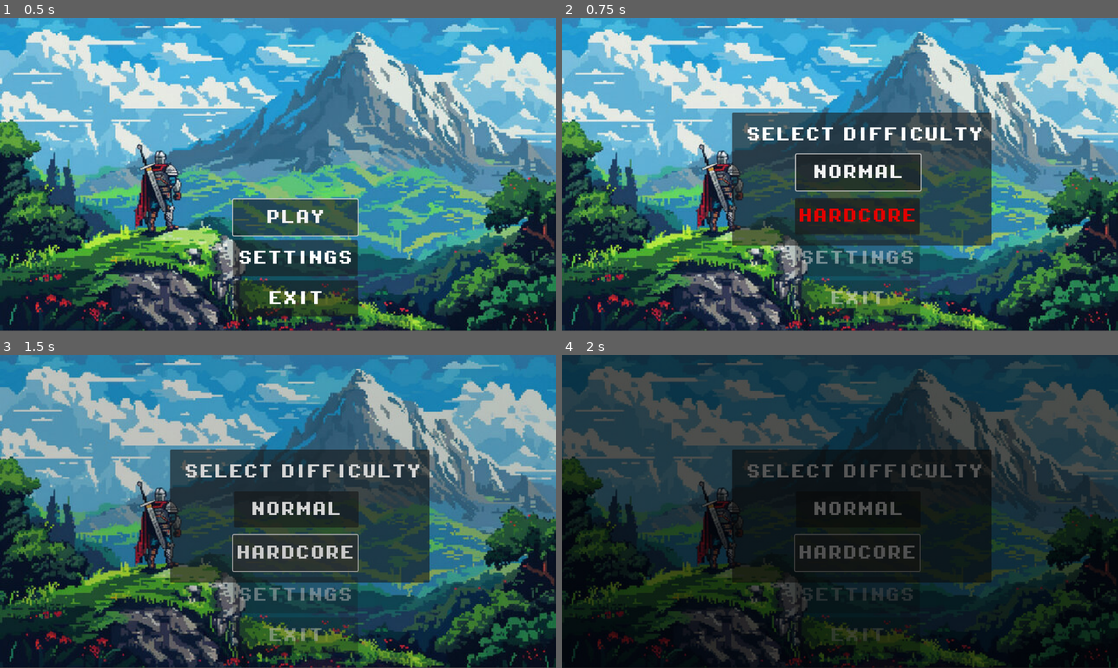
Above: before the commit, frames 1-4 (two rows, left to right).
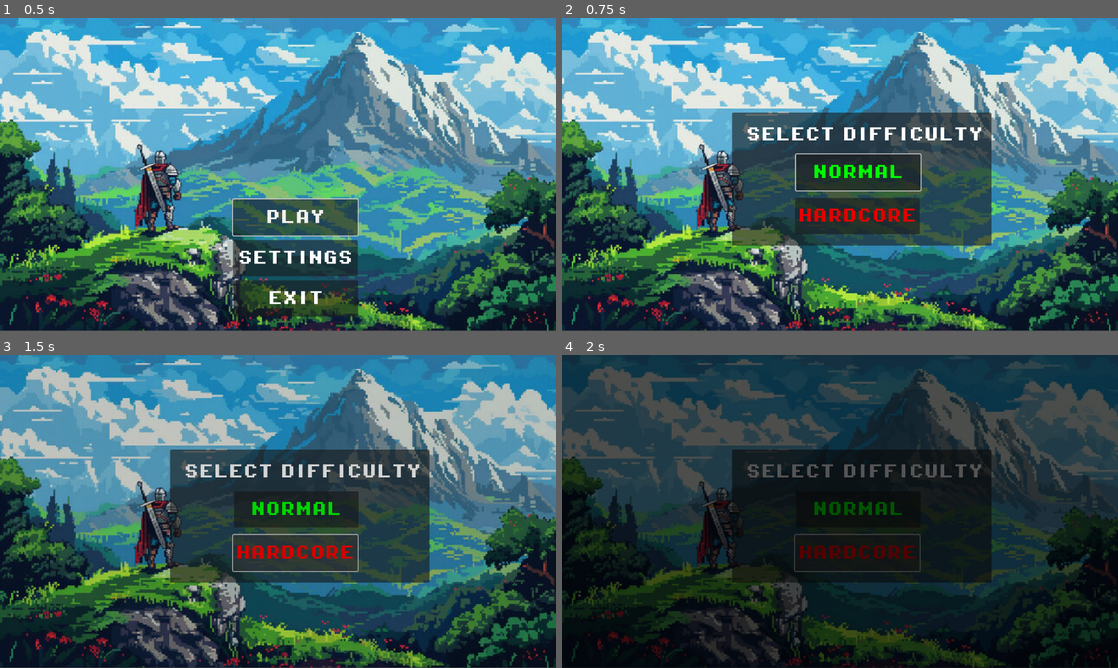
Above: after the commit, the same moments.

Repository: tiagonico/first_game_godot
Game: Godot game, scene res://scenes/master_scene.tscn
Same seed, same stepped clock (60 frames per second), same inputs: the game is played once before the commit and once after it.
Inputs:
- Up to frame 1 (0.5 s): no input
- Up to frame 2 (0.75 s): click "PLAY" at 0.5 s
- Up to frame 3 (1.5 s): click "HARDCORE" at 1.25 s
- Up to frame 4 (2 s): no input

Frame 1 is identical in both runs. In frame 2, 3.0% of the frame differs, in the area x 41-65%, y 46-96%; in frame 3, 2.9%; in frame 4, 1.2%.

Commit message:
Add difficulty to pause menu

Diff:
--- a/scenes/hud.tscn
+++ b/scenes/hud.tscn
@@ -31,6 +31,20 @@
 text = "x 0
 
 "
+vertical_alignment = 1
+
+[node name="LabelDifficulty" type="Label" parent="."]
+offset_left = 385.0
+offset_top = 7.0
+offset_right = 805.0
+offset_bottom = 93.0
+theme_override_colors/font_color = Color(1, 0.984314, 0, 1)
+theme_override_fonts/font = ExtResource("1_ph7f4")
+theme_override_font_sizes/font_size = 32
+text = "
+
+"
+horizontal_alignment = 1
 vertical_alignment = 1
 
 [node name="SpriteHeart" type="Sprite2D" parent="."]
--- a/scenes/menu.tscn
+++ b/scenes/menu.tscn
@@ -119,21 +119,27 @@
 text = "SELECT DIFFICULTY"
 
 [node name="ButtonNormal" type="Button" parent="CanvasLayer/Panel"]
+layout_mode = 0
 offset_left = 138.0
 offset_top = 90.0
 offset_right = 407.0
 offset_bottom = 168.0
-theme_override_colors/font_color = Color(1, 1, 1, 1)
+theme_override_colors/font_color = Color(0, 1, 0, 1)
+theme_override_colors/font_hover_color = Color(0, 1, 0, 1)
+theme_override_colors/font_focus_color = Color(0, 0.984314, 0, 1)
 theme_override_fonts/font = ExtResource("1_nay07")
 theme_override_font_sizes/font_size = 32
 text = "NORMAL"
 
 [node name="ButtonHardcore" type="Button" parent="CanvasLayer/Panel"]
+layout_mode = 0
 offset_left = 136.0
 offset_top = 184.0
 offset_right = 405.0
 offset_bottom = 262.0
 theme_override_colors/font_color = Color(0.891291, 4.18738e-06, 8.66354e-07, 1)
+theme_override_colors/font_hover_color = Color(1, 0, 0, 1)
+theme_override_colors/font_focus_color = Color(1, 0, 0, 1)
 theme_override_fonts/font = ExtResource("1_nay07")
 theme_override_font_sizes/font_size = 32
 text = "HARDCORE"
--- a/scenes/slime.tscn
+++ b/scenes/slime.tscn
@@ -60,8 +60,8 @@
 
 [node name="RayCastRight" type="RayCast2D" parent="."]
 position = Vector2(0, 5)
-target_position = Vector2(11, 0)
+target_position = Vector2(13, 0)
 
 [node name="RayCastLeft" type="RayCast2D" parent="."]
 position = Vector2(0, 5)
-target_position = Vector2(-11, 0)
+target_position = Vector2(-13, 0)
--- a/scripts/hud.gd
+++ b/scripts/hud.gd
@@ -3,10 +3,13 @@
 var is_paused = false
 var button_selected = 1
 var number_of_buttons = 2
+var red = Color(1,0,0,1)
+var green = Color(0,1,0,1)
 
 @onready var label_seconds = $LabelSeconds
 @onready var label_minutes = $LabelMinutes
 @onready var label_hours = $LabelHours
+@onready var label_difficulty = $LabelDifficulty
 
 func _on_lifes_changed(amount):
 	get_node("LabelLife").text = "x " + str(amount)
@@ -17,18 +20,27 @@
 func _on_ready():
 	get_node("ButtonResume").hide()
 	get_node("ButtonQuit").hide()
+	label_difficulty.hide()
+	if Global.is_hardcore:
+		label_difficulty.text = "HARDCORE"
+		label_difficulty.set("theme_override_colors/font_color",red)
+	else:
+		label_difficulty.text = "NORMAL"
+		label_difficulty.set("theme_override_colors/font_color",green)
 
 func _on_toggle_menu():
 	if is_paused:
 		get_tree().paused = false
 		Input.set_mouse_mode(Input.MOUSE_MODE_HIDDEN)
 		Engine.time_scale=1
+		label_difficulty.hide()
 		get_node("ButtonResume").hide()
 		get_node("ButtonQuit").hide()
 	else:
 		get_tree().paused = true
 		Input.set_mouse_mode(Input.MOUSE_MODE_HIDDEN)
 		Engine.time_scale=0
+		label_difficulty.show()
 		get_node("ButtonResume").show()
 		get_node("ButtonQuit").show()
 		get_node("ButtonResume").grab_focus()
--- a/scripts/menu.gd
+++ b/scripts/menu.gd
@@ -114,14 +114,14 @@
 			press_button()
 
 func disable_main_buttons():
-	button_play.disabled = true
-	button_settings.disabled = true
-	button_quit.disabled = true
+	button_play.visible = false
+	button_settings.visible = false
+	button_quit.visible = false
 
 func enable_main_buttons():
-	button_play.disabled = false
-	button_settings.disabled = false
-	button_quit.disabled = false
+	button_play.visible = true
+	button_settings.visible = true
+	button_quit.visible = true
 
 func disable_panel_buttons():
 	button_normal.disabled = true
Not shown, changed: scenes/level_2.tscn
